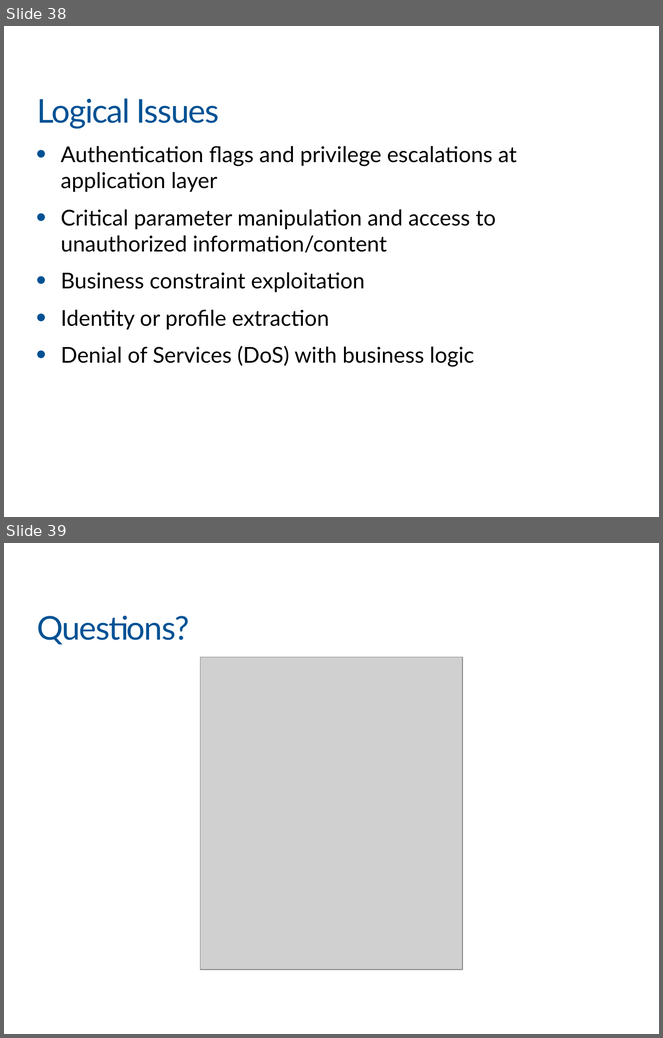
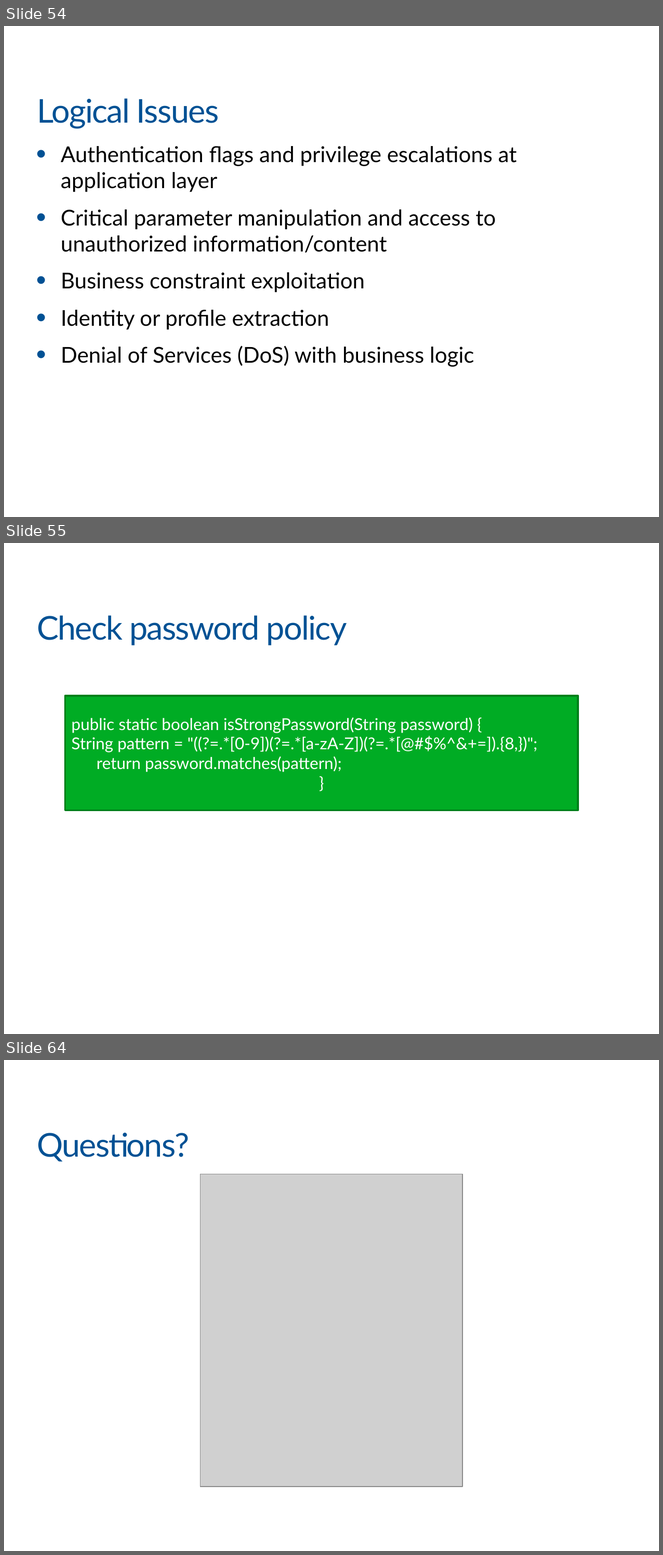
Before and after one commit to khanhnnvn/Mine, a slide deck: xmind/Slide For VIB/VIB_Part5b.pptx. Shown one above the other, each under a label of ours: slides 38 and 39 before the commit, slides 54, 55 and 64 after it; the slides between them are not shown. The pictures are 663x1038 and 663x1555 pixels, drawn with LibreOffice and Linux fonts; fonts in the diff are those of the drawing; grey boxes stand for pictures; background and template pictures are left out. Boxes give left, top, right and bottom in pixels: in the first picture for what was removed or moved away, otherwise in the second. Text is boxed around its words. In the diff, an @@ line names an element or a change of style, - is before the commit and + after.

```diff
--- a/xmind/Slide For VIB/VIB_Part5b.pptx
+++ b/xmind/Slide For VIB/VIB_Part5b.pptx
@@ slide 55 added at (4, 543, 659, 1034), background #FFFFFF @@
@@ title added at (37, 615, 347, 645), 36 pt, text #005194 @@
+Check password policy
@@ rectangle added at (65, 696, 578, 810), fill #00AC24, outline #007F1B 2 pt, 18 pt, text #FFFFFF @@
+public static boolean isStrongPassword(String password) {
+String pattern = "((?=.*[0-9])(?=.*[a-zA-Z])(?=.*[@#$%^&+=]).{8,})";
+return password.matches(pattern);
+}
@@ what was slide 38 is now slide 54 @@
@@ what was slide 39 is now slide 64 @@
```
Also in this commit, not shown: 2 slides changed, 24 other slides added, 2 other files.
